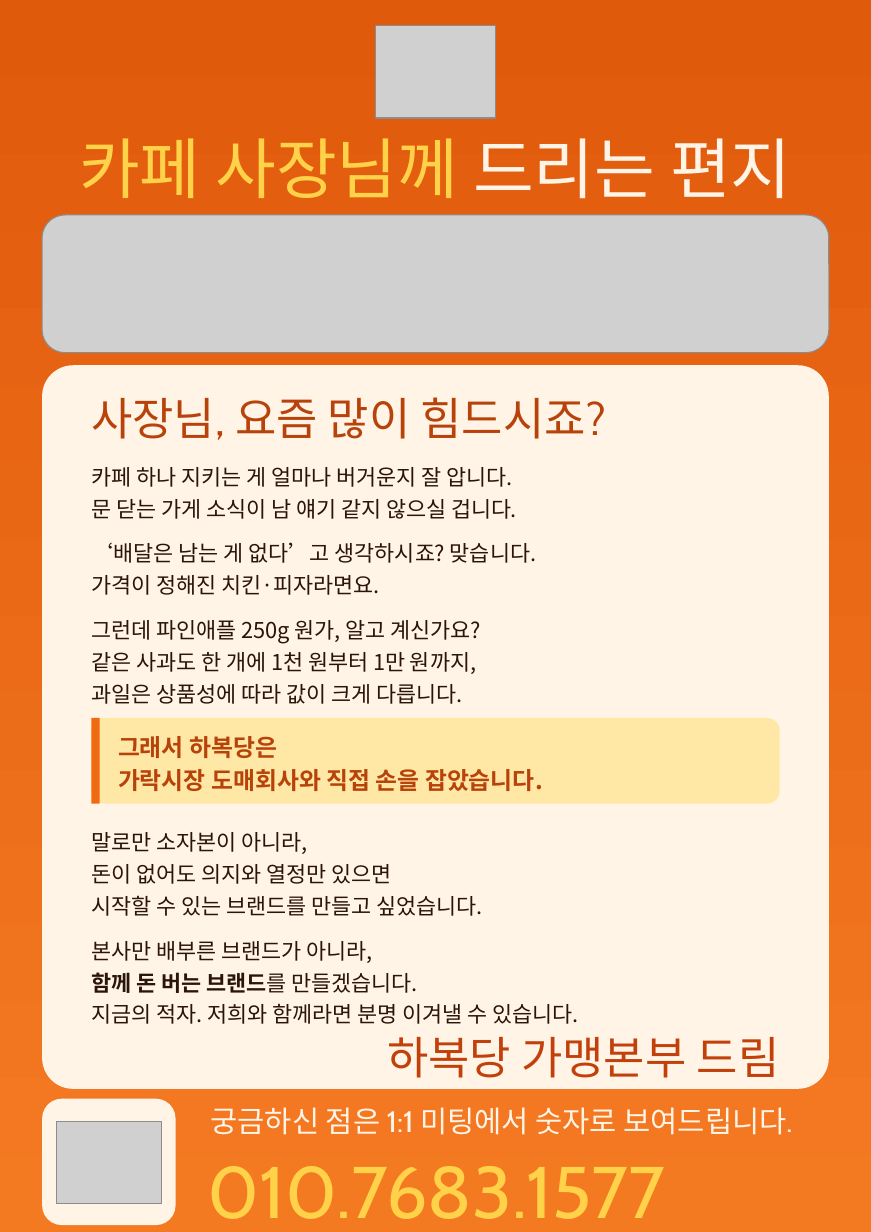
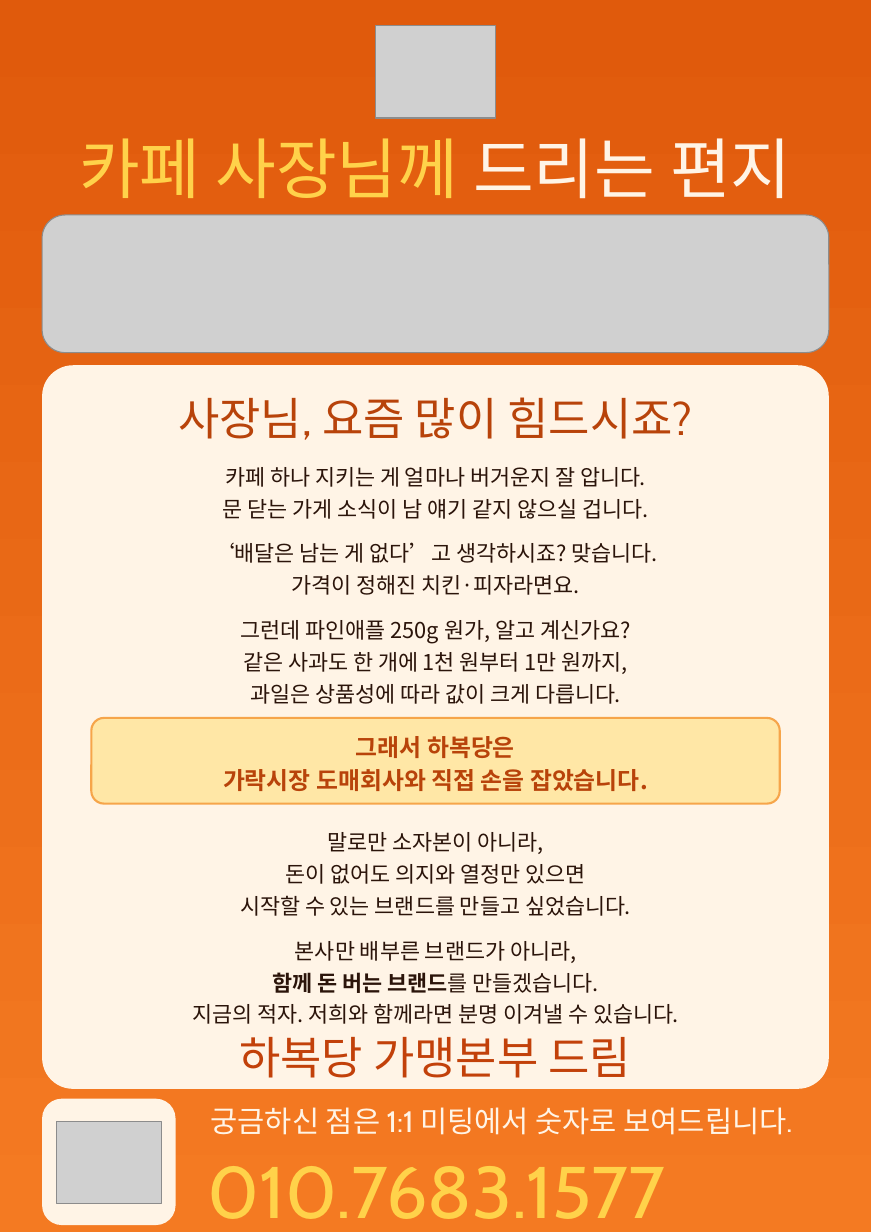
Before and after one commit to chaeminb90-lgtm/123, a slide deck: slide 2 of deliverables/flyer/하복당_카페업종변경_전단_수정용.pptx. Drawn at 871x1232 pixels with LibreOffice and Linux fonts; fonts in the diff are those of the drawing; grey boxes stand for pictures. Boxes give left, top, right and bottom in pixels: in the first picture for what was removed or moved away, otherwise in the second. Text is boxed around its words. In the diff, an @@ line names an element or a change of style, - is before the commit and + after.

```diff
--- a/deliverables/flyer/하복당_카페업종변경_전단_수정용.pptx
+++ b/deliverables/flyer/하복당_카페업종변경_전단_수정용.pptx
@@ alignment left to centre in 4 elements at [213,467,658,704], [192,832,679,1024], [223,736,648,791], [178,397,692,440] @@
@@ text "사장님, 요즘 많이 힘드시죠?": place and size @@
-text "사장님, 요즘 많이 힘드시죠?" at [91,397,606,440]
+text "사장님, 요즘 많이 힘드시죠?" at [178,397,692,440]
@@ rounded rectangle at [92,717,779,803]: outline none to #F6A54A 1.44 pt @@
@@ rectangle removed at [92,717,100,803] @@
@@ text "그래서 하복당은 가락시장 도매회사와 직접 ...": place and size @@
-text "그래서 하복당은 가락시장 도매회사와 직접 ..." at [118,736,543,791]
+text "그래서 하복당은 가락시장 도매회사와 직접 ..." at [223,736,648,791]
@@ text "하복당 가맹본부 드림": place and size @@
-text "하복당 가맹본부 드림" at [387,1037,780,1078]
+text "하복당 가맹본부 드림" at [239,1037,632,1078]
@@ text "하복당 가맹본부 드림" at [239,1037,632,1078]: alignment right to centre @@
```
Also in this commit, not shown: 4 other files.
